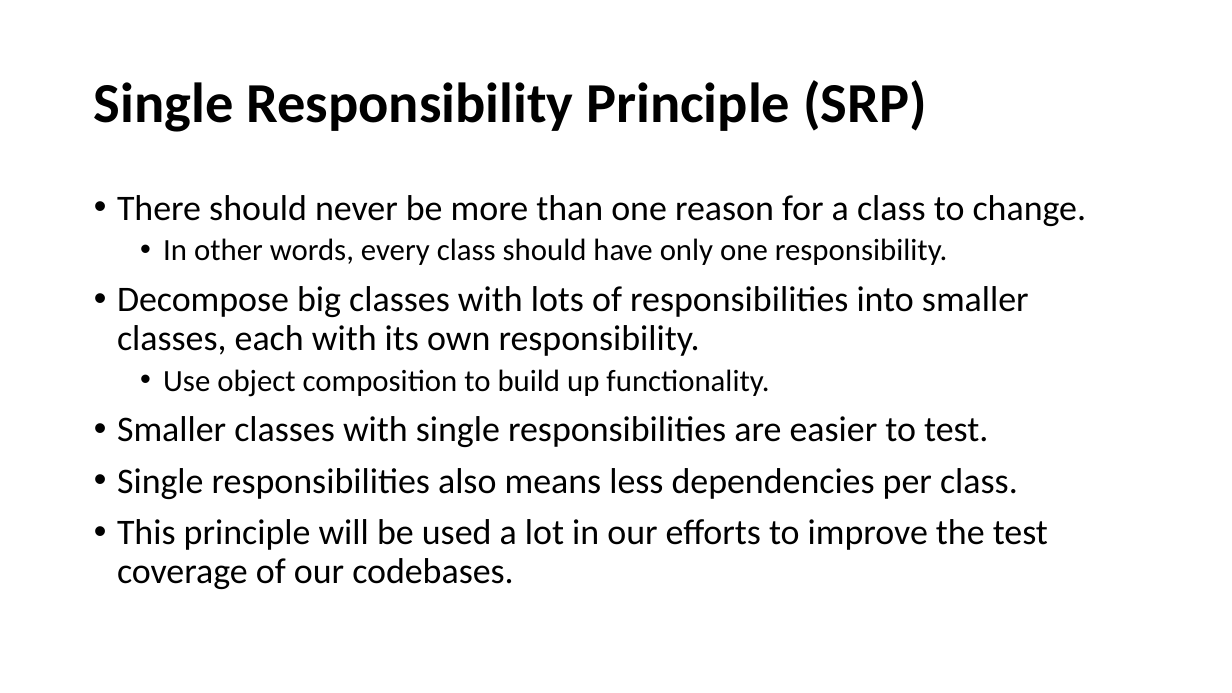
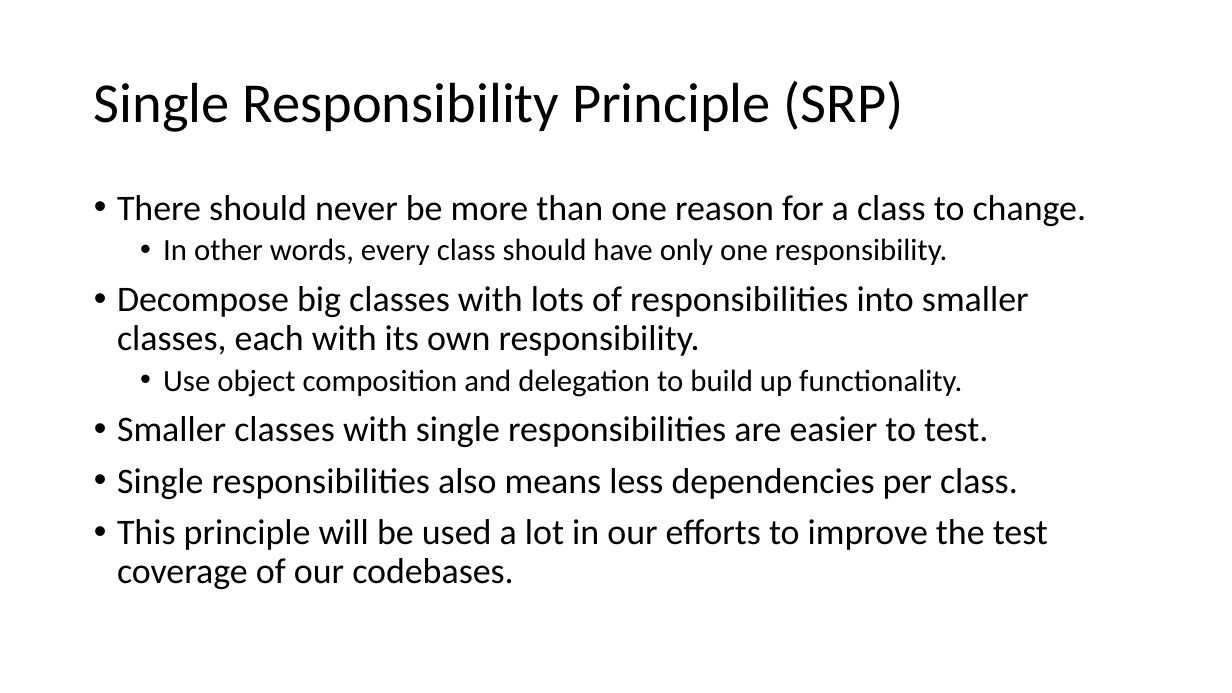
Before and after one commit to cebartling/test-driven, a slide deck: slide 3 of presentations/SOLID Design Principles.pptx. Drawn at 1232x693 pixels with LibreOffice and Linux fonts; fonts in the diff are those of the drawing. Boxes give left, top, right and bottom in pixels: in the first picture for what was removed or moved away, otherwise in the second. Text is boxed around its words. In the diff, an @@ line names an element or a change of style, - is before the commit and + after.

Commit message:
Code smells and SOLID Design Principles presentations final cut

```diff
--- a/presentations/SOLID Design Principles.pptx
+++ b/presentations/SOLID Design Principles.pptx
@@ title "Single Responsibility Principle (SRP)" at [94,81,904,132]: bold off @@
@@ text at [163,369,962,397]: text changed @@
-  • Use object composition to build up functionality.
+  • Use object composition and delegation to build up functionality.
```
Also in this commit, not shown: 5 other slides changed, 5 slides added, 1 slide removed, 1 other file.
